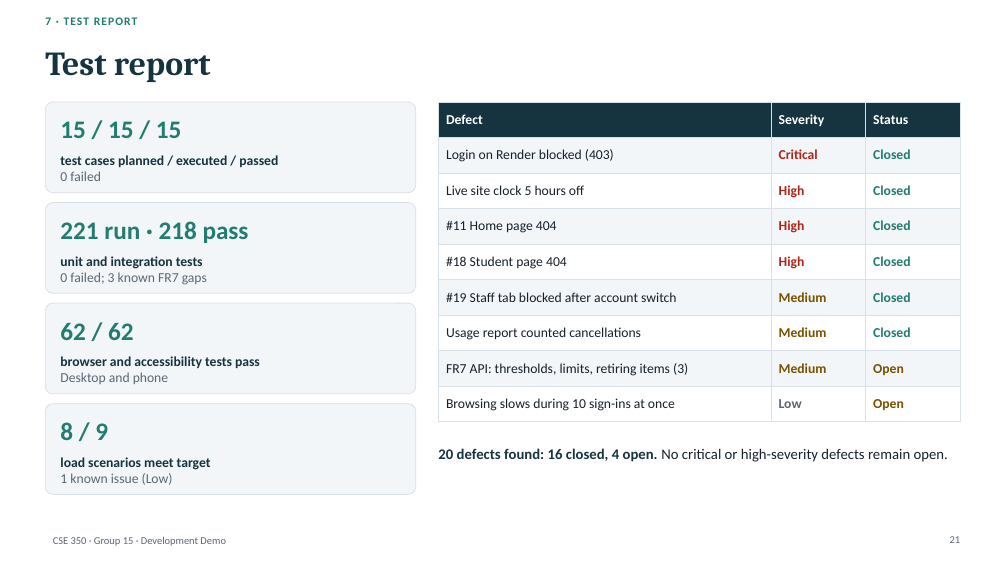
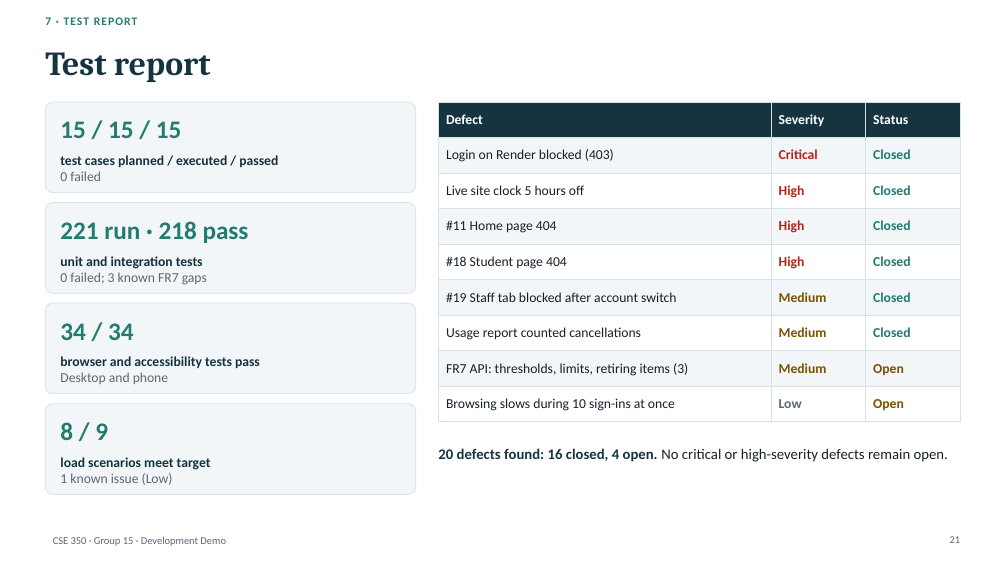
Before and after one commit to a0merr/University-Food-Pantry-CSE-350-, a slide deck: slide 21 of docs/presentation/CSE350_Demo_Deck_DRAFT.pptx. Drawn at 1008x567 pixels with LibreOffice and Linux fonts; fonts in the diff are those of the drawing. Boxes give left, top, right and bottom in pixels: in the first picture for what was removed or moved away, otherwise in the second. Text is boxed around its words. In the diff, an @@ line names an element or a change of style, - is before the commit and + after.

```diff
--- a/docs/presentation/CSE350_Demo_Deck_DRAFT.pptx
+++ b/docs/presentation/CSE350_Demo_Deck_DRAFT.pptx
@@ text at (60,323,134,340): text changed @@
-62 / 62
+34 / 34
```
Also in this commit, not shown: 1 other slide changed.
